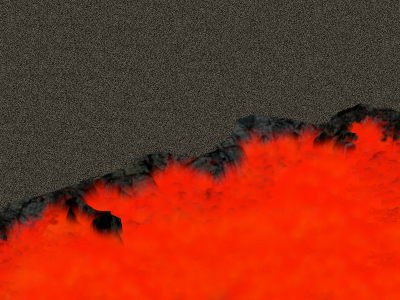
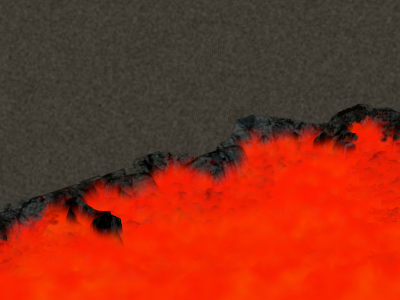
Revision of a layered 400px x 300px image; what changed, layer by layer:
painted on "Pasted Layer" over [0,254,400,300]
painted on "New Layer" over [0,0,400,300]
